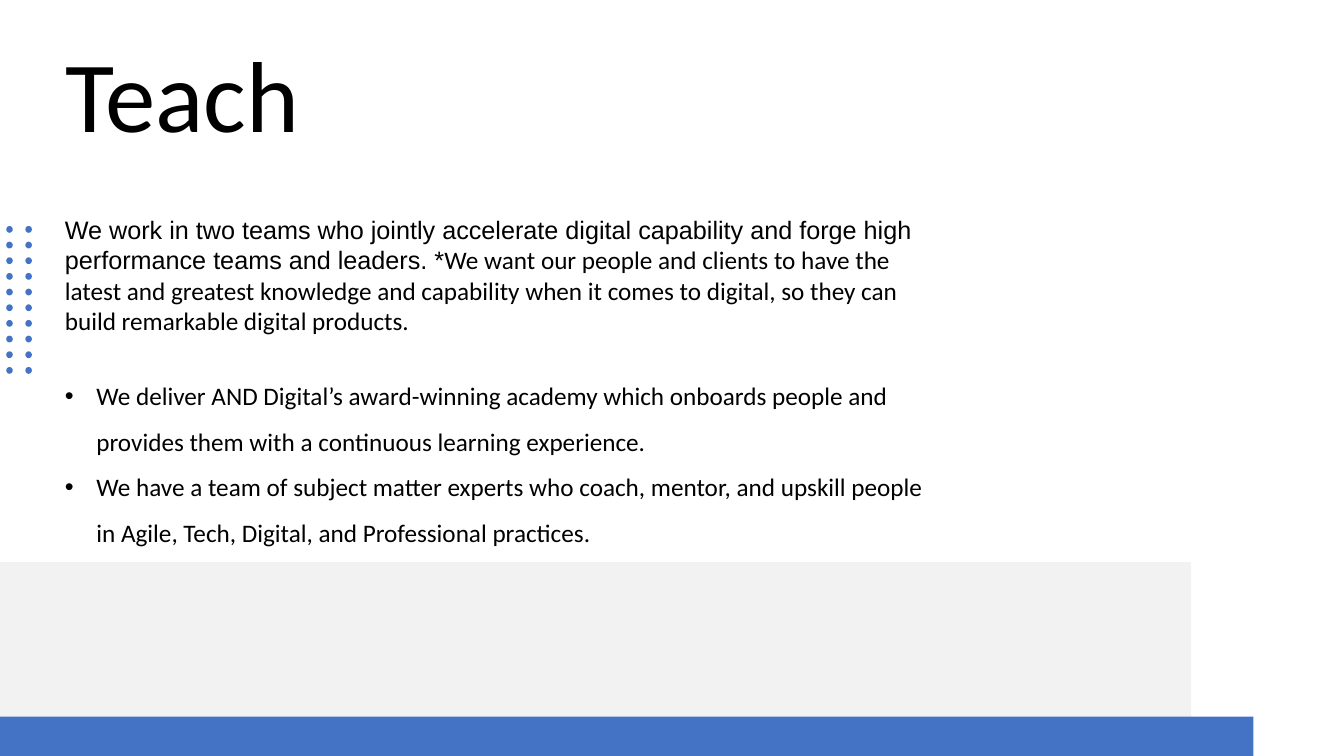
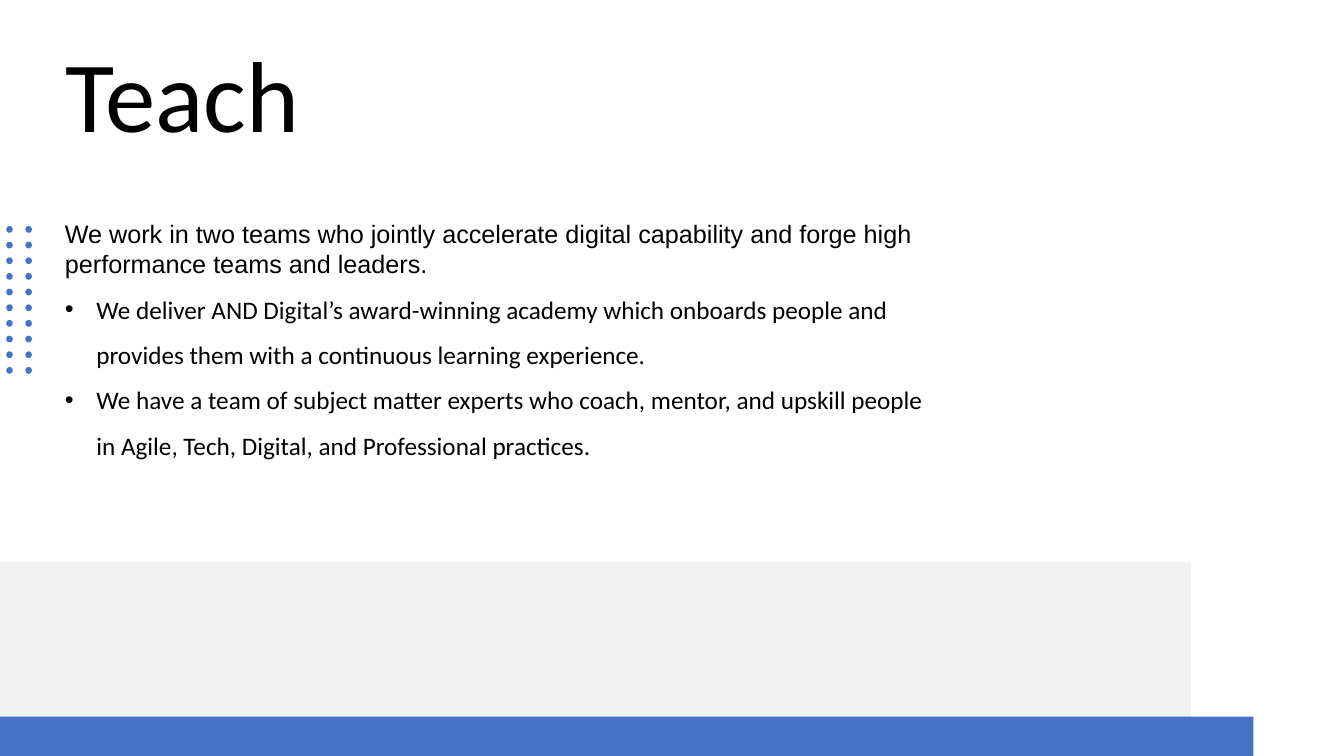
Before and after one commit to eivanovue/Golden-Shoe, a slide deck: slide 5 of AND Digital Presentation.pptx. Drawn at 1344x756 pixels with LibreOffice and Linux fonts; fonts in the diff are those of the drawing. Boxes give left, top, right and bottom in pixels: in the first picture for what was removed or moved away, otherwise in the second. Text is boxed around its words. In the diff, an @@ line names an element or a change of style, - is before the commit and + after.

Commit message:
Changes to presentation for AND Digital

```diff
--- a/AND Digital Presentation.pptx
+++ b/AND Digital Presentation.pptx
@@ text at box(65, 224, 912, 279): text changed; font Calibri to Arial @@
-We work in two teams who jointly accelerate digital capability and forge high performance teams and leaders. *We want our people and clients to have the latest and greatest knowledge and capability when it comes to digital, so they can build remarkable digital products.
+We work in two teams who jointly accelerate digital capability and forge high performance teams and leaders.
```
Also in this commit, not shown: 3 other slides changed.
